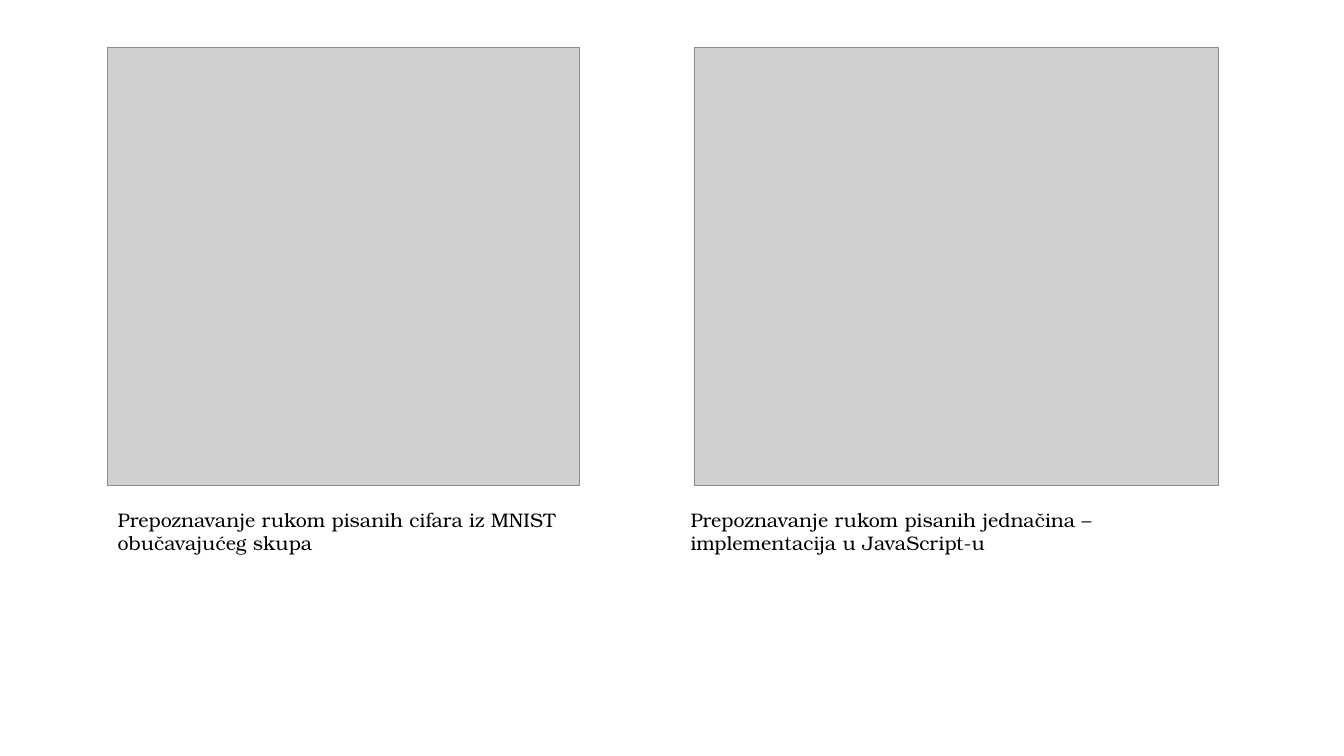
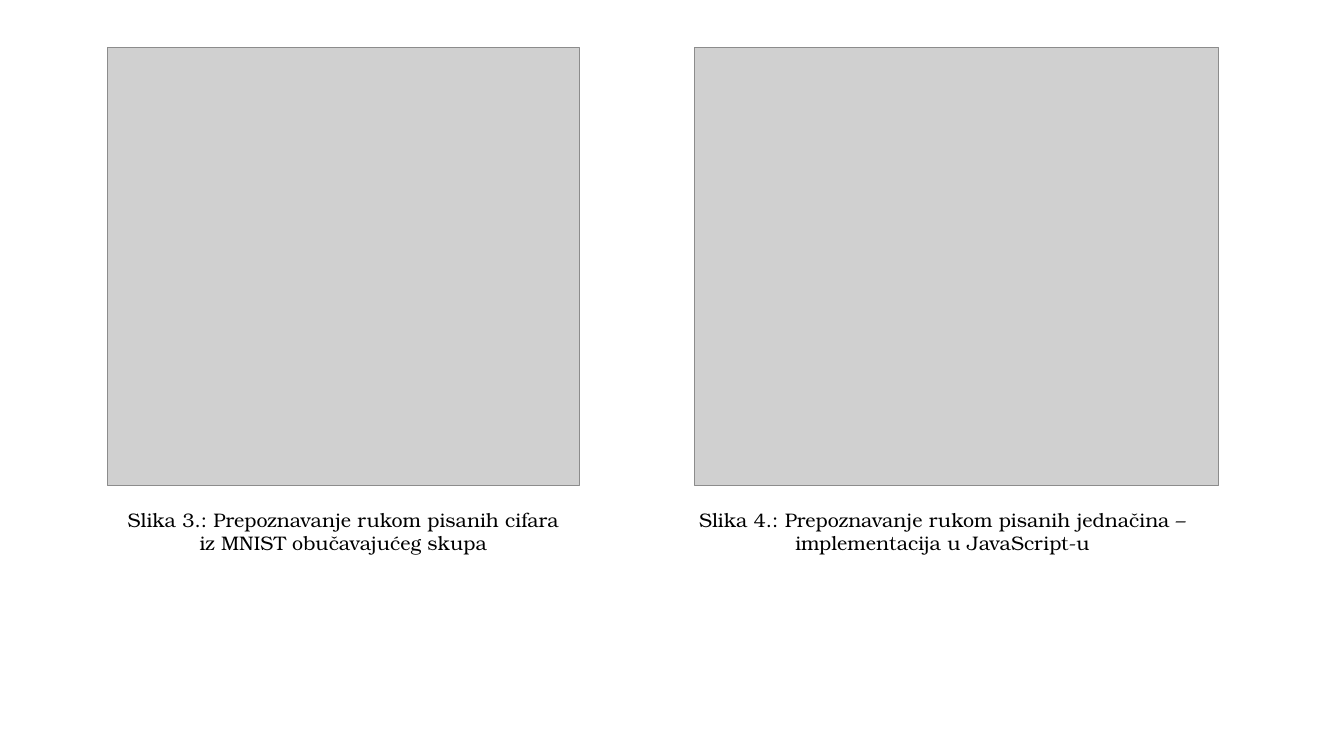
Before and after one commit to milanadapra/equation-solver, a slide deck: slide 5 of Prezentacija.pptx. Drawn at 1344x756 pixels with LibreOffice and Linux fonts; fonts in the diff are those of the drawing; grey boxes stand for pictures; background and template pictures are left out. Boxes give left, top, right and bottom in pixels: in the first picture for what was removed or moved away, otherwise in the second. Text is boxed around its words. In the diff, an @@ line names an element or a change of style, - is before the commit and + after.

Commit message:
Prezentacija.pttx

```diff
--- a/Prezentacija.pptx
+++ b/Prezentacija.pptx
@@ text at [128,512,558,555]: text changed @@
-Prepoznavanje rukom pisanih cifara iz MNIST obučavajućeg skupa
+Slika 3.: Prepoznavanje rukom pisanih cifara iz MNIST obučavajućeg skupa
@@ text at [699,513,1170,555]: text changed @@
-Prepoznavanje rukom pisanih jednačina – implementacija u JavaScript-u
+Slika 4.: Prepoznavanje rukom pisanih jednačina – implementacija u JavaScript-u
```
Also in this commit, not shown: 7 other slides changed, 10 slides added, 1 slide removed.
